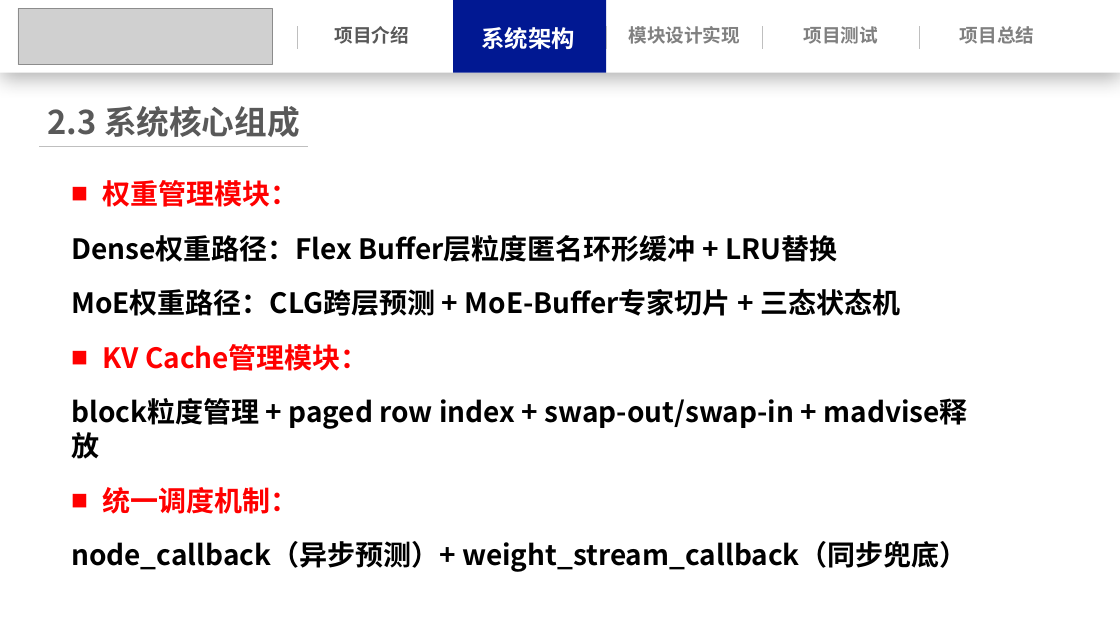
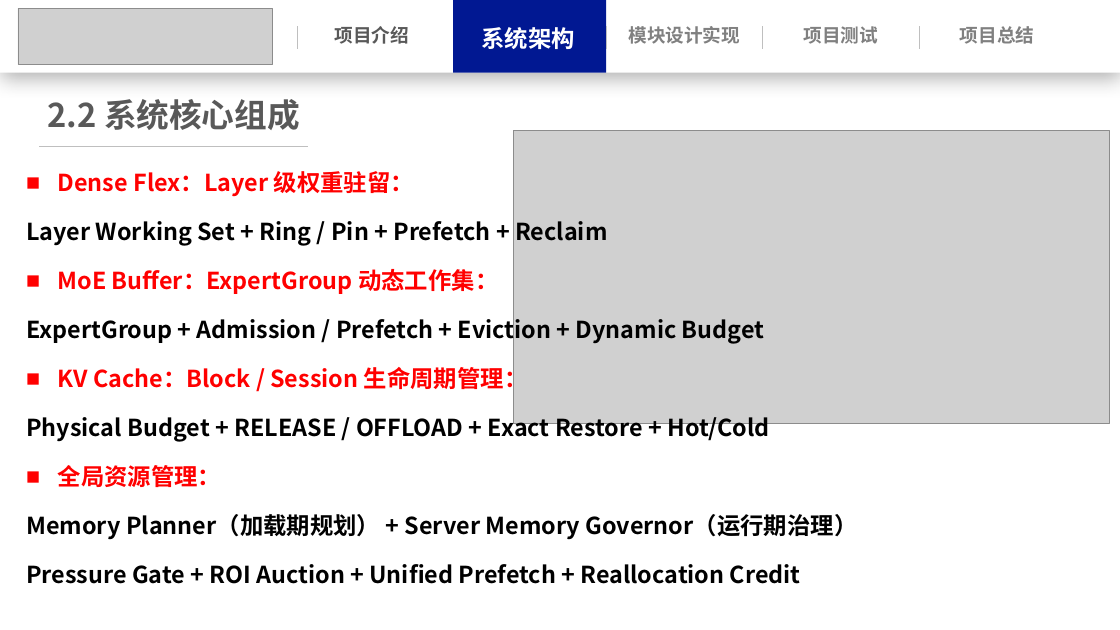
Before and after one commit to Leslie-1341/llama.cpp, a slide deck: slide 13 of docs/操作系统功能赛.pptx (slide 14 before the commit). Drawn at 1120x630 pixels with LibreOffice and Linux fonts; fonts in the diff are those of the drawing; grey boxes stand for pictures. Boxes give left, top, right and bottom in pixels: in the first picture for what was removed or moved away, otherwise in the second. Text is boxed around its words. In the diff, an @@ line names an element or a change of style, - is before the commit and + after.

```diff
--- a/docs/操作系统功能赛.pptx
+++ b/docs/操作系统功能赛.pptx
@@ text at (x1=48, y1=99, x2=300, y2=130): text changed @@
-2.3 系统核心组成
+2.2 系统核心组成
@@ picture added at (x1=514, y1=131, x2=1111, y2=424) @@
@@ text at (x1=26, y1=171, x2=858, y2=584): text changed; size 24 to 20 pt @@
-■ 权重管理模块：
-Dense权重路径：Flex Buffer层粒度匿名环形缓冲 + LRU替换
-MoE权重路径：CLG跨层预测 + MoE-Buffer专家切片 + 三态状态机
-■ KV Cache管理模块：
-block粒度管理 + paged row index + swap-out/swap-in + madvise释放
-■ 统一调度机制：
-node_callback（异步预测）+ weight_stream_callback（同步兜底）
+■ Dense Flex：Layer 级权重驻留：
+Layer Working Set + Ring / Pin + Prefetch + Reclaim
+■ MoE Buffer：ExpertGroup 动态工作集：
+ExpertGroup + Admission / Prefetch + Eviction + Dynamic Budget
+■ KV Cache：Block / Session 生命周期管理：
+Physical Budget + RELEASE / OFFLOAD + Exact Restore + Hot/Cold
+■ 全局资源管理：
+Memory Planner（加载期规划） + Server Memory Governor（运行期治理）
+Pressure Gate + ROI Auction + Unified Prefetch + Reallocation Credit
```
Also in this commit, not shown: 22 other slides changed, 7 slides added, 5 slides removed, 30 other files.
